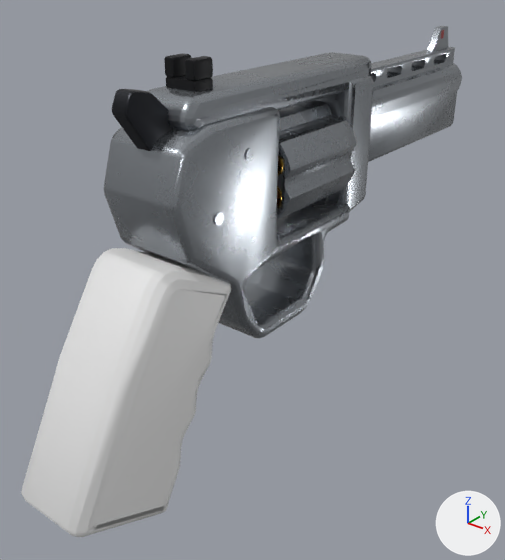
The glTF model assets/models/guns/r45.glb, before and after one commit.
One viewpoint serves both versions: a camera (50 mm lens) standing at (0.161, -0.187, 0.114) and looking at (-0.013, 0.03, -0.02). The axes (+X, +Y, +Z) are drawn at lower right. The lights are the same throughout. The picture after the commit comes second. Where no turn or scale is listed for an object, it has been applied to the vertices.

In view in the first picture: 'body_dark_3', 'body_metal_4', 'body_shell_2', 'body_steel_0', 'body_woodGrip_5', 'cyl_steel_6' and 1 more.
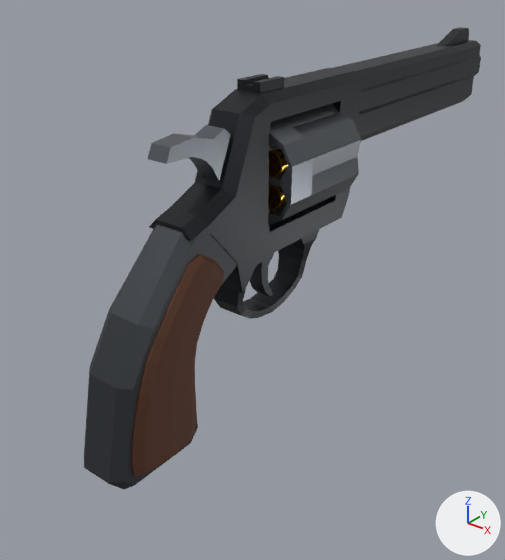
The newer file is also turned or shifted as a whole; pictures and numbers use the older file's frame.

Location of each change, (x1, y1, x2, y2) in pixels of the pictures (505 x 560 px):
'body_steel_0', deleted
    before: (104, 26, 462, 338)
'body_woodGrip_5', deleted
    before: (21, 248, 231, 537)
'body_revMetal_1', added
    after: (149, 27, 481, 319)
'body_revGrey_3', added
    after: (84, 225, 274, 489)
'body_revDarkWood_0', added (brown)
    after: (131, 254, 224, 477)
'cyl_revLightMetal_2', added
    after: (268, 104, 361, 225)
'cyl_steel_6', deleted
    before: (277, 100, 357, 218)
'body_revLightMetal_5', added
    after: (148, 125, 230, 181)
'body_metal_4', deleted
    before: (112, 89, 173, 151)
'body_dark_3', deleted
    before: (164, 53, 213, 92)
'cyl_revMetal_4', added
    after: (269, 101, 341, 232)
'body_shell_2', deleted
    before: (441, 30, 444, 39)

What changed in the scene script:
```text
Add me_mesh_4_1:
    me_mesh_4_1.from_pydata([(-0.0101, -0.0233, 0.0211), (0.0101, -0.0233, 0.0211), (0.0101, -0.0233, -0.0211), (-0.0101, -0.0233, -0.0211), (-0.0101, 0.0233, 0.0211), (0.0101, 0.0233, 0.0211), (0.0101, 0.0233, -0.0211), (-0.0101, 0.0233, -0.0211)], [], [(0, 1, 2), (0, 2, 3), (4, 5, 1), (4, 1, 0), (6, 7, 3), (6, 3, 2), (5, 4, 7), (5, 7, 6)])
    me_mesh_4_1.materials.append(mat_revmetal)  # dark grey #2b2e32
Remove ob_body_steel_0:
    ob_body_steel_0 = bpy.data.objects.new('body_steel_0', me_mesh_0)
Remove ob_body_shell_2:
    ob_body_shell_2 = bpy.data.objects.new('body_shell_2', me_mesh_2)
Remove ob_body_dark_3:
    ob_body_dark_3 = bpy.data.objects.new('body_dark_3', me_mesh_3)
Remove ob_body_metal_4:
    ob_body_metal_4 = bpy.data.objects.new('body_metal_4', me_mesh_4)
Remove ob_body_woodgrip_5:
    ob_body_woodgrip_5 = bpy.data.objects.new('body_woodGrip_5', me_mesh_5)
Remove ob_cyl_steel_6:
    ob_cyl_steel_6 = bpy.data.objects.new('cyl_steel_6', me_mesh_6)
Add ob_body_revlightmetal_5:
    ob_body_revlightmetal_5 = bpy.data.objects.new('body_revLightMetal_5', me_mesh_5_1)  # 20 vertices, 36 faces; spans x -0.0044..0.0044, y -0.016..0.016, z -0.0098..0.0098; in mat_revlightmetal (grey #6a6f75)
    ob_body_revlightmetal_5.location = (0.0, -0.0193, 0.0463)
Add ob_cyl_revmetal_4:
    ob_cyl_revmetal_4 = bpy.data.objects.new('cyl_revMetal_4', me_mesh_4_1)
    ob_cyl_revmetal_4.location = (0.0, 0.0346, 0.0347)
Add ob_body_revgrey_3:
    ob_body_revgrey_3 = bpy.data.objects.new('body_revGrey_3', me_mesh_3_1)  # 80 vertices, 152 faces; spans x -0.0109..0.0109, y -0.0495..0.0495, z -0.0437..0.0437; in mat_revgrey (dark grey #3c4045)
    ob_body_revgrey_3.location = (0.0, -0.0234, -0.0162)
Add ob_cyl_revlightmetal_2:
    ob_cyl_revlightmetal_2 = bpy.data.objects.new('cyl_revLightMetal_2', me_mesh_2_1)  # 174 vertices, 368 faces; spans x -0.0205..0.0205, y -0.0238..0.0238, z -0.0213..0.0213; in mat_revlightmetal (grey #6a6f75)
    ob_cyl_revlightmetal_2.location = (0.0, 0.0343, 0.0345)
Add ob_body_revmetal_1:
    ob_body_revmetal_1 = bpy.data.objects.new('body_revMetal_1', me_mesh_1_1)  # 236 vertices, 416 faces; spans x -0.01..0.01, y -0.117..0.117, z -0.049..0.049; in mat_revmetal (dark grey #2b2e32)
    ob_body_revmetal_1.location = (0.0, 0.0857, 0.0228)
Add ob_body_revdarkwood_0:
    ob_body_revdarkwood_0 = bpy.data.objects.new('body_revDarkWood_0', me_mesh_0_1)  # 162 vertices, 272 faces; spans x -0.0133..0.0133, y -0.0249..0.0249, z -0.0361..0.0361; in mat_revdarkwood (brown #5b3420)
    ob_body_revdarkwood_0.location = (0.0006, -0.0413, -0.018)
```
